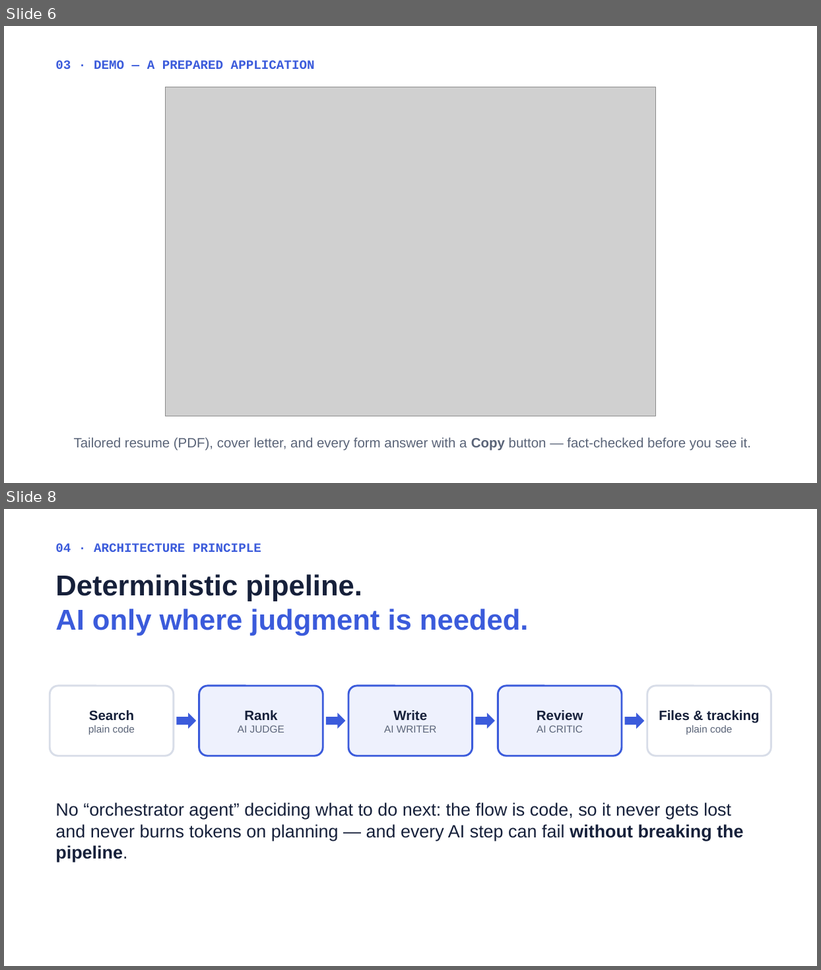
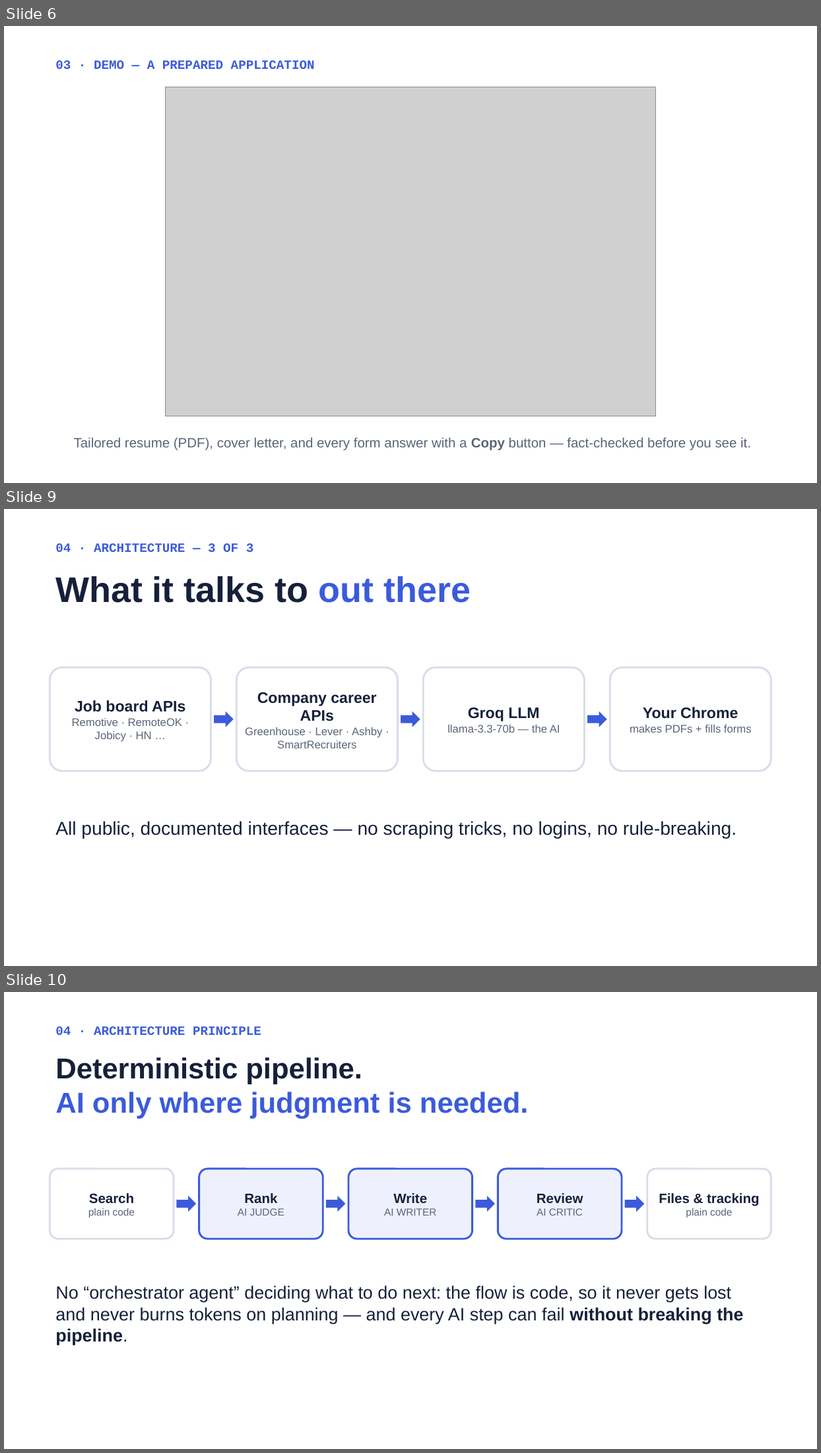
Before and after one commit to DavidZeff1/agent, a slide deck: presentation/Job Agent Presentation.pptx. Shown one above the other, each under a label of ours: slides 6 and 8 before the commit, slides 6, 9 and 10 after it; the slides between them are not shown. The pictures are 821x970 and 821x1453 pixels, drawn with LibreOffice and Linux fonts; fonts in the diff are those of the drawing; grey boxes stand for pictures. Boxes give left, top, right and bottom in pixels: in the first picture for what was removed or moved away, otherwise in the second. Text is boxed around its words. In the diff, an @@ line names an element or a change of style, - is before the commit and + after.

```diff
--- a/presentation/Job Agent Presentation.pptx
+++ b/presentation/Job Agent Presentation.pptx
@@ slide 9 added at bbox=[4, 509, 817, 966], background #FFFFFF @@
@@ text added at bbox=[55, 543, 254, 552], 15 pt, text #3B5BDB, bold @@
+04 · ARCHITECTURE — 3 OF 3
@@ text added at bbox=[55, 576, 471, 603], 42 pt, text #16203A, bold @@
+What it talks to out there
@@ rounded rectangle added at bbox=[50, 667, 211, 771], fill #FFFFFF, outline #D8DDE8 2.25 pt, 13 pt, text #5A6478 @@
+Job board APIs
+Remotive · RemoteOK · Jobicy · HN …
@@ rounded rectangle added at bbox=[236, 667, 397, 771], fill #FFFFFF, outline #D8DDE8 2.25 pt, 13 pt, text #5A6478 @@
+Company career APIs
+Greenhouse · Lever · Ashby · SmartRecruiters
@@ rounded rectangle added at bbox=[424, 667, 585, 771], fill #FFFFFF, outline #D8DDE8 2.25 pt, 13 pt, text #5A6478 @@
+Groq LLM
+llama-3.3-70b — the AI
@@ rounded rectangle added at bbox=[611, 667, 772, 771], fill #FFFFFF, outline #D8DDE8 2.25 pt, 13 pt, text #5A6478 @@
+Your Chrome
+makes PDFs + fills forms
@@ right arrow added at bbox=[214, 712, 234, 727], fill #3B5BDB @@
@@ right arrow added at bbox=[401, 712, 420, 727], fill #3B5BDB @@
@@ right arrow added at bbox=[587, 712, 607, 727], fill #3B5BDB @@
@@ text added at bbox=[55, 821, 737, 839], 22 pt, text #16203A @@
+All public, documented interfaces — no scraping tricks, no logins, no rule-breaking.
@@ what was slide 8 is now slide 10 @@
```
Also in this commit, not shown: 6 slides changed, 8 other slides added, 1 slide removed, 2 other files.
